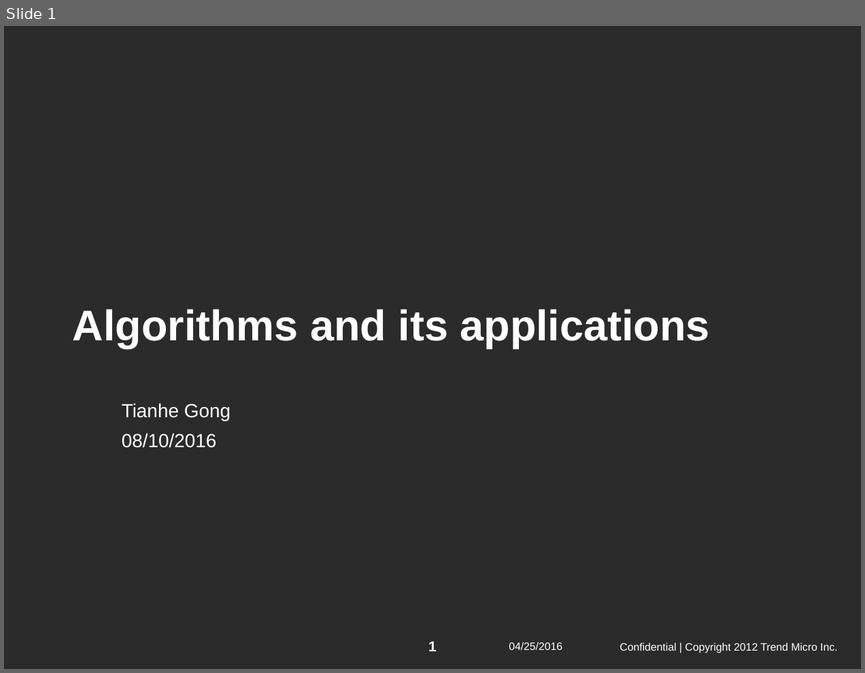
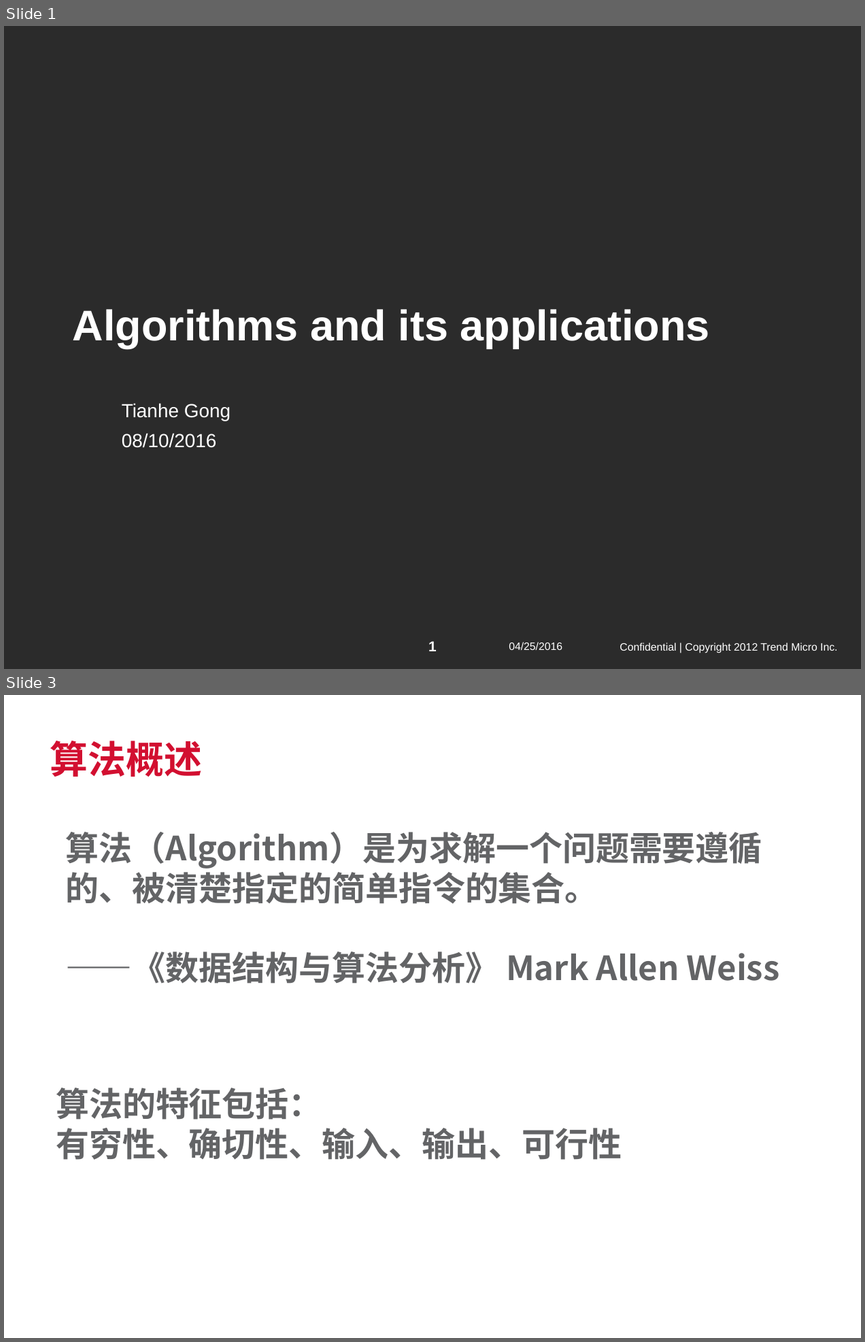
Before and after one commit to SherlockGn/documents, a slide deck: trendmicro template.pptx. Shown one above the other, each under a label of ours: slide 1 before the commit, slides 1 and 3 after it; the slides between them are not shown. The pictures are 865x673 and 865x1342 pixels, drawn with LibreOffice and Linux fonts; fonts in the diff are those of the drawing; background and template pictures are left out; a plain dark background stands for a picture behind light text. Boxes give left, top, right and bottom in pixels: in the first picture for what was removed or moved away, otherwise in the second. Text is boxed around its words. In the diff, an @@ line names an element or a change of style, - is before the commit and + after.

```diff
--- a/trendmicro template.pptx
+++ b/trendmicro template.pptx
@@ slide 3 added at bbox=[4, 695, 861, 1338], background #FFFFFF @@
@@ title added at bbox=[50, 741, 202, 777], 32 pt, text #D20F30, bold @@
+算法概述
@@ text added at bbox=[66, 832, 780, 983], 28 pt, text #636466, bold @@
+算法（Algorithm）是为求解一个问题需要遵循的、被清楚指定的简单指令的集合。
+——《数据结构与算法分析》 Mark Allen Weiss
@@ text added at bbox=[56, 1087, 621, 1159], 28 pt, text #636466, bold @@
+算法的特征包括：
+有穷性、确切性、输入、输出、可行性
@@ text added at bbox=[10, 1308, 112, 1329], 9 pt, text #FFFFFF @@
+04/25/2016
@@ text added at bbox=[103, 1308, 375, 1325], 9 pt, text #FFFFFF @@
+Confidential | Copyright 2012 Trend Micro Inc.
```
Also in this commit, not shown: 1 slide changed, 9 other slides added, 3 other files.
